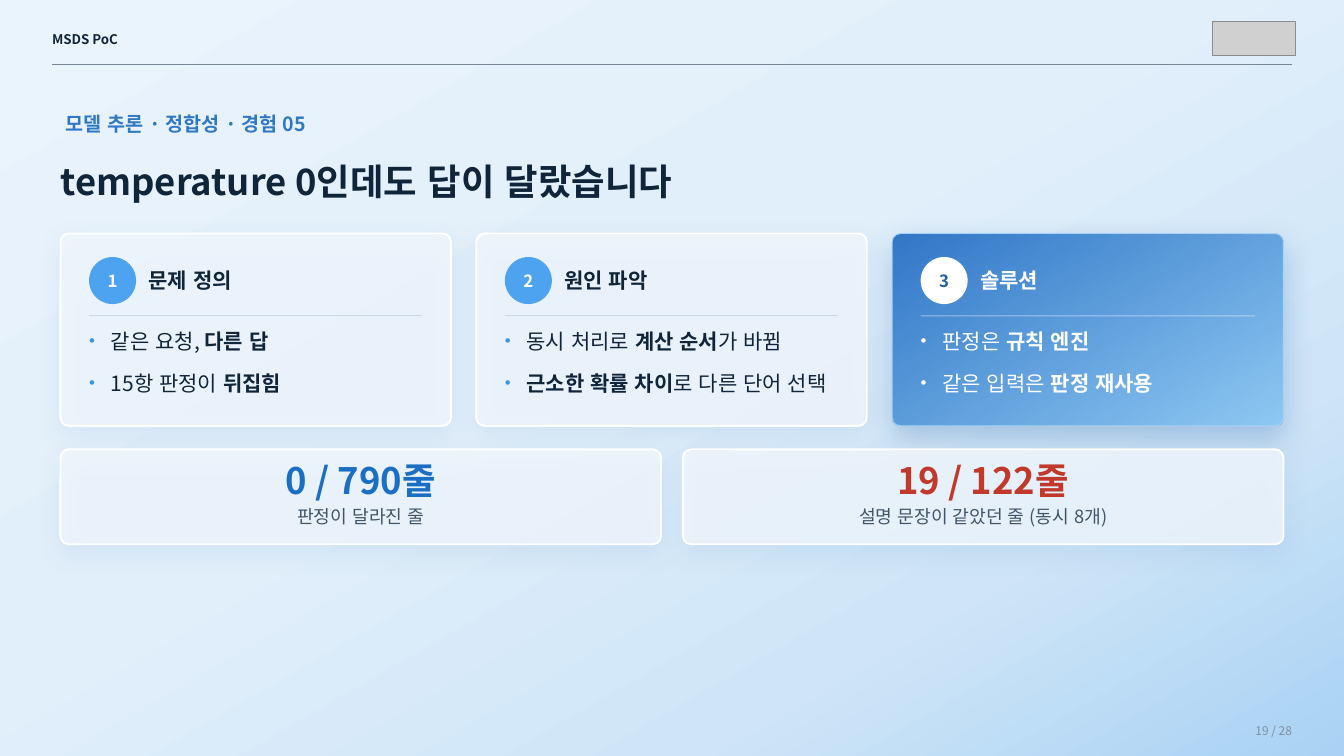
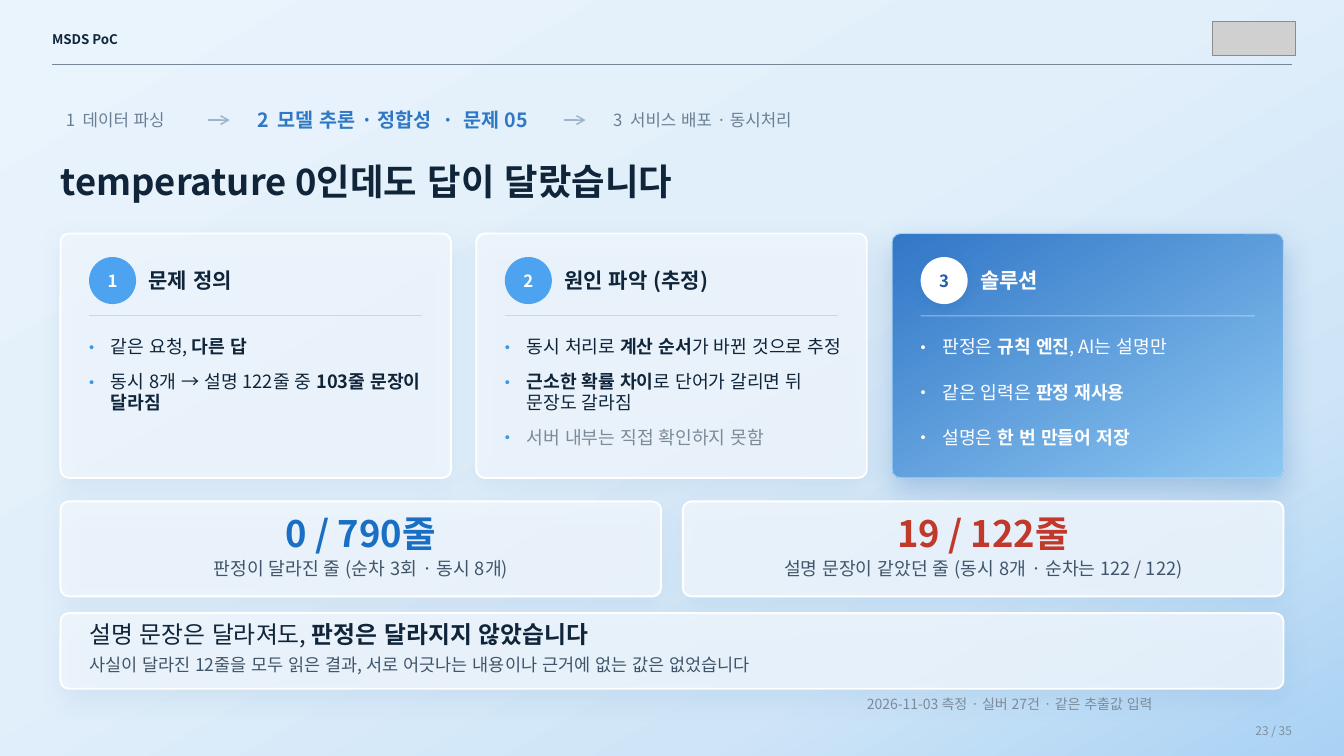
Before and after one commit to sunub/for-digital-divide, a slide deck: slide 23 of MSDS_PoC_flat.pptx (slide 19 before the commit). Drawn at 1344x756 pixels with LibreOffice and Linux fonts; fonts in the diff are those of the drawing; grey boxes stand for pictures. Boxes give left, top, right and bottom in pixels: in the first picture for what was removed or moved away, otherwise in the second. Text is boxed around its words. In the diff, an @@ line names an element or a change of style, - is before the commit and + after.

```diff
--- a/MSDS_PoC_flat.pptx
+++ b/MSDS_PoC_flat.pptx
@@ text added at (66,112,165,128), 12 pt, text #6B7F94 @@
+1 데이터 파싱
@@ text at (257,110,528,129): text changed @@
-모델 추론 · 정합성 · 경험 05
+2 모델 추론 · 정합성 · 문제 05
@@ text added at (613,112,792,127), 12 pt, text #6B7F94 @@
+3 서비스 배포 · 동시처리
@@ arrow added from (208, 120) to (230, 120), #9DB4CA 1.08 pt @@
@@ arrow added from (564, 120) to (586, 120), #9DB4CA 1.08 pt @@
@@ rounded rectangle: place and size @@
-rounded rectangle at (60,234,451,426)
+rounded rectangle at (60,234,451,478)
@@ proportions changed in 3 elements at (892,234,1284,478), (60,234,451,478), (476,234,866,478) @@
@@ rounded rectangle: place and size @@
-rounded rectangle at (476,234,866,426)
+rounded rectangle at (476,234,866,478)
@@ rounded rectangle: place and size @@
-rounded rectangle at (892,234,1284,426)
+rounded rectangle at (892,234,1284,478)
@@ text at (564,270,709,292): text changed @@
-원인 파악
+원인 파악 (추정)
@@ text "같은 요청, 다른 답" at (111,337,247,357): size 15 to 13 pt; line spacing 1 to 0.95 @@
@@ text at (527,337,841,355): text changed; size 15 to 13 pt @@
-• 동시 처리로 계산 순서가 바뀜
+• 동시 처리로 계산 순서가 바뀐 것으로 추정
@@ text at (942,337,1167,356): text changed; size 15 to 13 pt; bold off @@
-• 판정은 규칙 엔진
+• 판정은 규칙 엔진, AI는 설명만
@@ text removed at (111,373,281,393) @@
-• 15항 판정이 뒤집힘
@@ text added at (111,372,420,411), 13 pt, text #10253A @@
+• 동시 8개 → 설명 122줄 중 103줄 문장이 달라짐
@@ text at (527,372,803,411): text changed; size 15 to 13 pt; bold off @@
-• 근소한 확률 차이로 다른 단어 선택
+• 근소한 확률 차이로 단어가 갈리면 뒤 문장도 갈라짐
@@ text "같은 입력은 판정 재사용" at (942,384,1125,401): size 15 to 13 pt; line spacing 1 to 0.95 @@
@@ text added at (527,429,764,446), 13 pt, text #7C8B99 @@
+• 서버 내부는 직접 확인하지 못함
@@ text added at (942,429,1129,446), 13 pt, text #FFFFFF, bold @@
+• 설명은 한 번 만들어 저장
@@ 2 texts, 2 rounded rectangles: place and size @@
-2 texts, 2 rounded rectangles at (60,450,1284,544)
+2 texts, 2 rounded rectangles at (60,501,1284,596)
@@ text at (214,560,508,579): text changed @@
-판정이 달라진 줄
+판정이 달라진 줄 (순차 3회 · 동시 8개)
@@ text at (784,560,1182,579): text changed @@
-설명 문장이 같았던 줄 (동시 8개)
+설명 문장이 같았던 줄 (동시 8개 · 순차는 122 / 122)
@@ rounded rectangle added at (60,613,1284,689), fill #F1F7FD at 78% opacity, outline #FFFFFF 1.32 pt @@
@@ text added at (89,623,589,647), 17 pt, text #10253A, bold @@
+설명 문장은 달라져도, 판정은 달라지지 않았습니다
@@ text added at (89,656,749,674), 12.5 pt, text #40556A @@
+사실이 달라진 12줄을 모두 읽은 결과, 서로 어긋나는 내용이나 근거에 없는 값은 없었습니다
@@ text added at (867,697,1153,710), 10 pt, text #7C8B99 @@
+2026-11-03 측정 · 실버 27건 · 같은 추출값 입력
@@ text at (1255,726,1292,735): text changed @@
-19 / 28
+23 / 35
```
Also in this commit, not shown: 24 other slides changed, 8 slides added, 1 slide removed.
